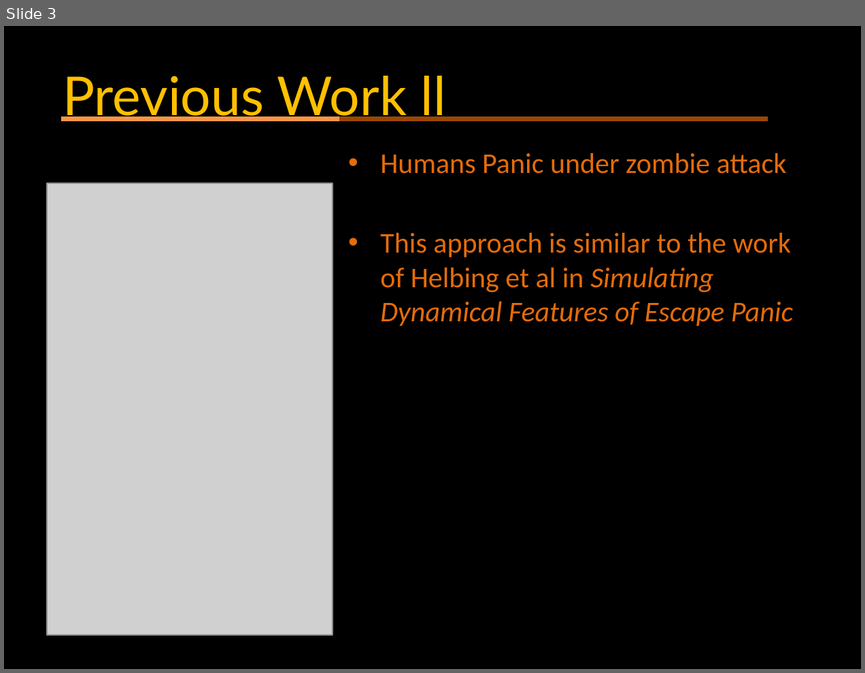
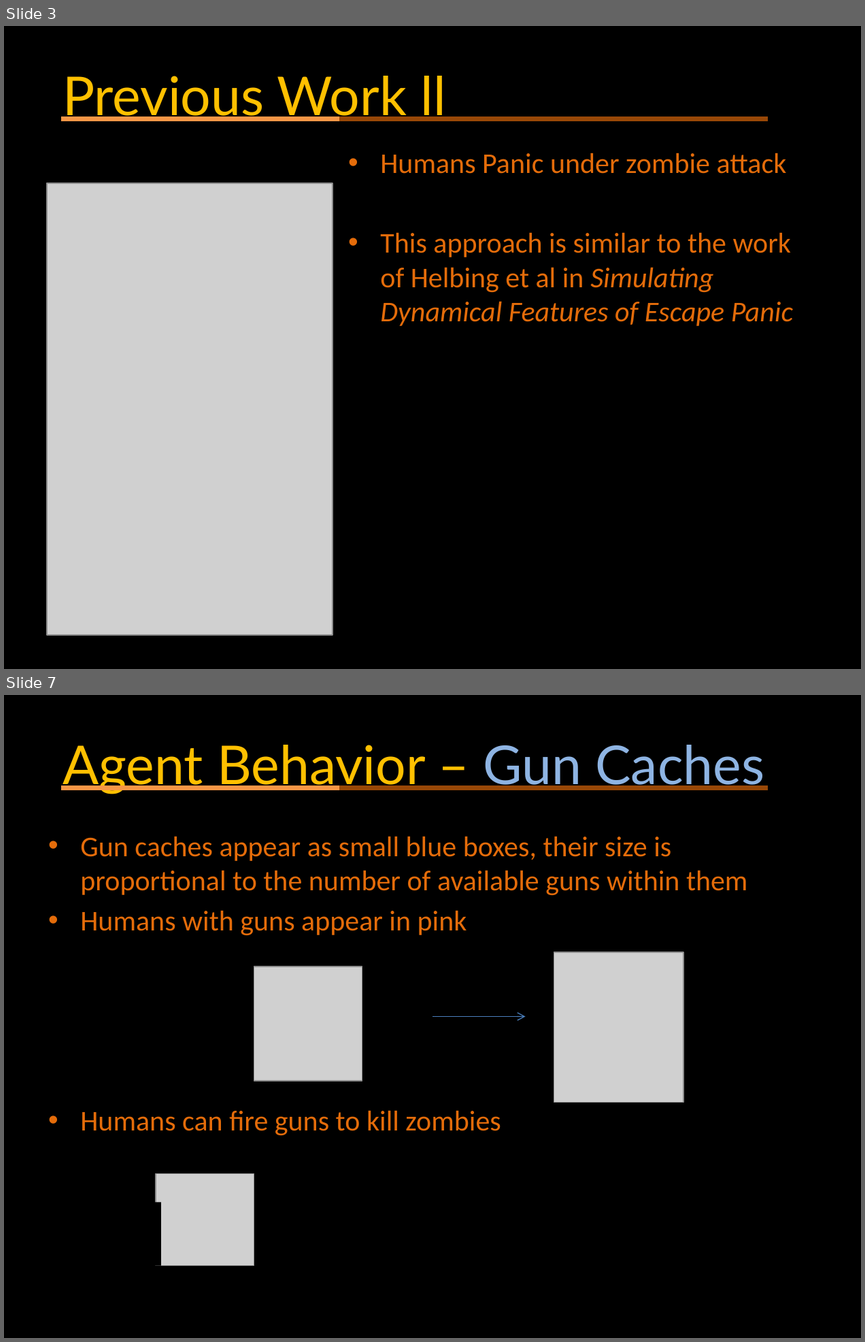
Before and after one commit to anasazi/Swarm-AI---Zombies, a slide deck: ZombieOutbreak.pptx. Shown one above the other, each under a label of ours: slide 3 before the commit, slides 3 and 7 after it; the slides between them are not shown. The pictures are 865x673 and 865x1342 pixels, drawn with LibreOffice and Linux fonts; fonts in the diff are those of the drawing; grey boxes stand for pictures. Boxes give left, top, right and bottom in pixels: in the first picture for what was removed or moved away, otherwise in the second. Text is boxed around its words. In the diff, an @@ line names an element or a change of style, - is before the commit and + after.

```diff
--- a/ZombieOutbreak.pptx
+++ b/ZombieOutbreak.pptx
@@ slide 7 added at (x1=4, y1=695, x2=861, y2=1338), background #000000 @@
@@ title added at (x1=62, y1=745, x2=764, y2=794), 45 pt, text #FFC000 @@
+Agent Behavior – Gun Caches
@@ line added from (61, 787) to (340, 787), #F79646 4.5 pt @@
@@ line added from (340, 787) to (768, 787), #984807 4.5 pt @@
@@ text added at (x1=80, y1=836, x2=748, y2=1136), 24 pt, text #E46C0A @@
+• Gun caches appear as small blue boxes, their size is proportional to the number of available guns within them
+• Humans with guns appear in pink
+• Humans can fire guns to kill zombies
@@ picture added at (x1=554, y1=952, x2=683, y2=1102) @@
@@ picture added at (x1=254, y1=966, x2=362, y2=1081) @@
@@ arrow added from (432, 1016) to (525, 1016), #4B7EBC 0.75 pt @@
@@ picture added at (x1=156, y1=1173, x2=254, y2=1265) @@
@@ rectangle added at (x1=139, y1=1202, x2=161, y2=1266), fill #000000 @@
```
Also in this commit, not shown: 3 slides changed, 5 other slides added.
